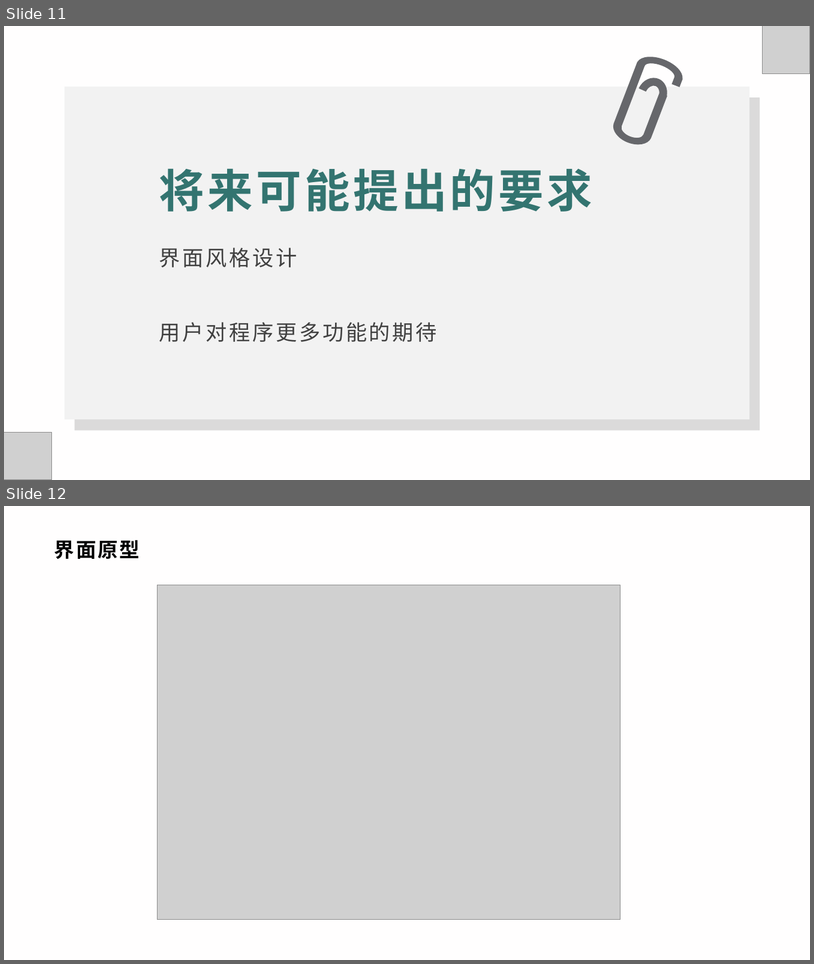
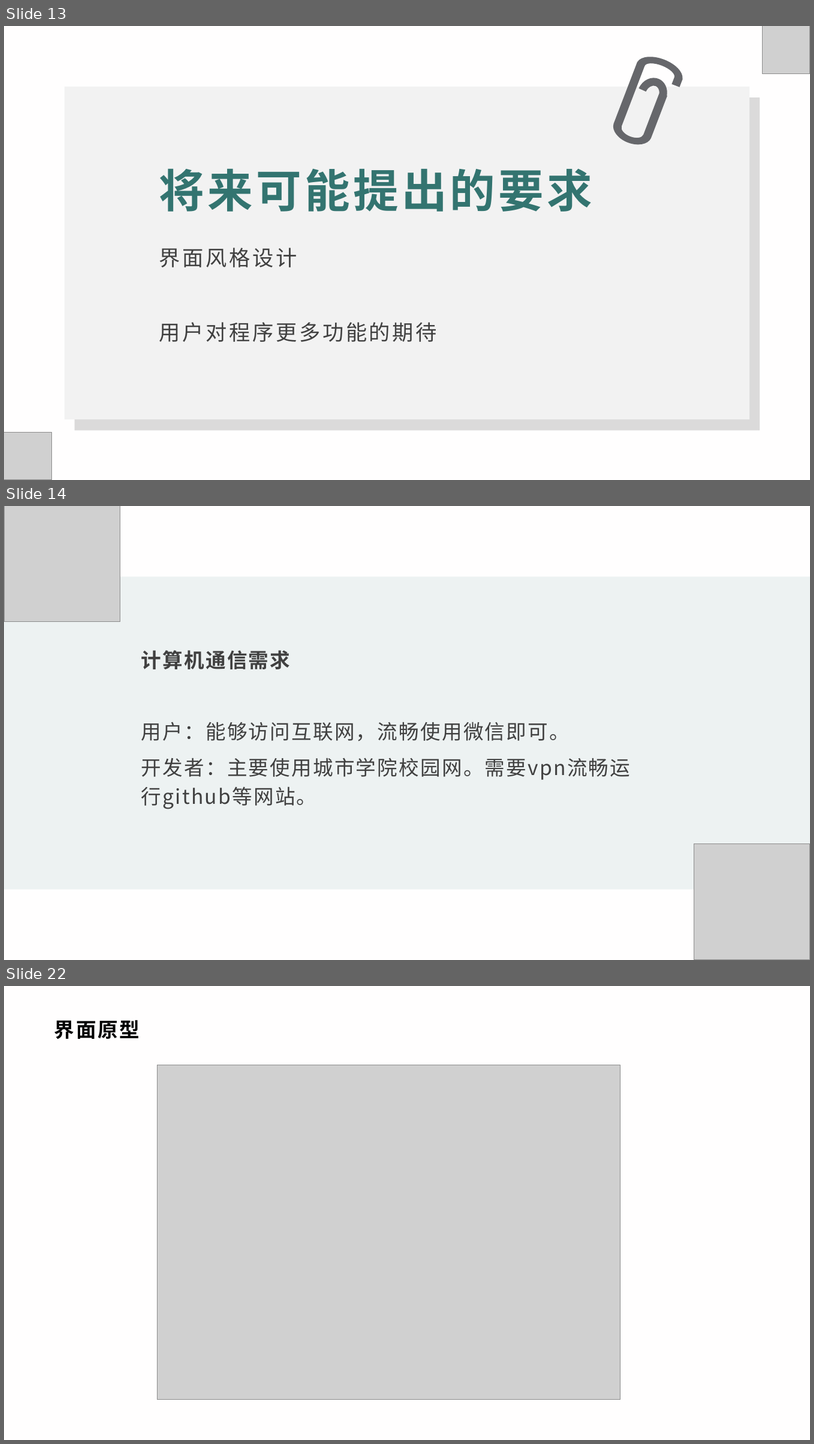
Before and after one commit to xlisses/ruang, a slide deck: Requirement_Statements/需求分析.pptx. Shown one above the other, each under a label of ours: slides 11 and 12 before the commit, slides 13, 14 and 22 after it; the slides between them are not shown. The pictures are 814x964 and 814x1444 pixels, drawn with LibreOffice and Linux fonts; fonts in the diff are those of the drawing; grey boxes stand for pictures; background and template pictures are left out. Boxes give left, top, right and bottom in pixels: in the first picture for what was removed or moved away, otherwise in the second. Text is boxed around its words. In the diff, an @@ line names an element or a change of style, - is before the commit and + after.

```diff
--- a/Requirement_Statements/需求分析.pptx
+++ b/Requirement_Statements/需求分析.pptx
@@ slide 14 added at (4,506,810,960), background #FFFEFE @@
@@ picture added at (4,506,120,622) @@
@@ rectangle added at (4,577,810,889), fill #EDF2F2 @@
@@ text added at (141,650,631,809), 24 pt, text #404040 @@
+计算机通信需求
+用户：能够访问互联网，流畅使用微信即可。
+开发者：主要使用城市学院校园网。需要vpn流畅运行github等网站。
@@ picture added at (695,844,810,960) @@
@@ what was slide 11 is now slide 13 @@
@@ what was slide 12 is now slide 22 @@
```
Also in this commit, not shown: 2 slides changed, 10 other slides added.
